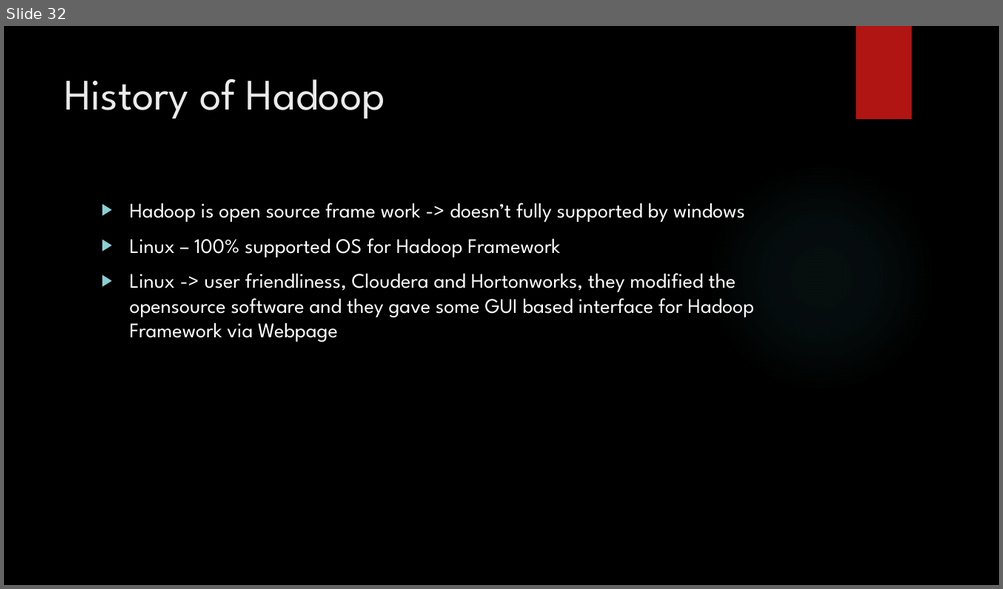
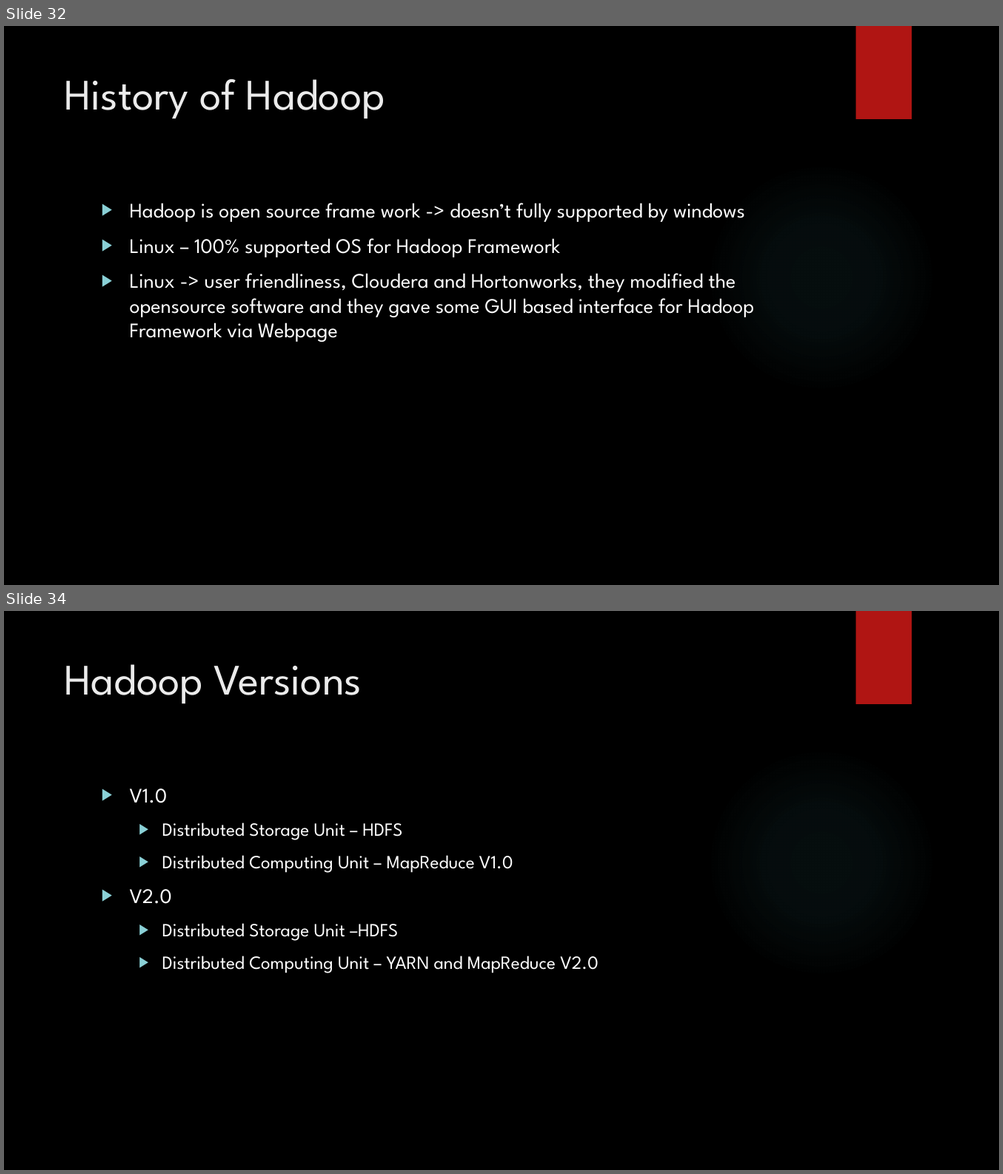
Before and after one commit to karthick1808/hadoopfundamentals, a slide deck: New Microsoft PowerPoint Presentation.pptx. Shown one above the other, each under a label of ours: slide 32 before the commit, slides 32 and 34 after it; the slides between them are not shown. The pictures are 1003x589 and 1003x1174 pixels, drawn with LibreOffice and Linux fonts; fonts in the diff are those of the drawing; background and template pictures are left out. Boxes give left, top, right and bottom in pixels: in the first picture for what was removed or moved away, otherwise in the second. Text is boxed around its words. In the diff, an @@ line names an element or a change of style, - is before the commit and + after.

```diff
--- a/New Microsoft PowerPoint Presentation.pptx
+++ b/New Microsoft PowerPoint Presentation.pptx
@@ slide 34 added at <box>4,611,999,1170</box>, background picture (left out); not listed: 2 template elements that a slide beside it also shows @@
@@ title added at <box>64,664,362,704</box>, 42 pt, text #EBEBEB @@
+Hadoop Versions
@@ text added at <box>130,789,598,974</box>, 18 pt, text #FFFFFF @@
+▶ V1.0
+  ▶ Distributed Storage Unit – HDFS
+  ▶ Distributed Computing Unit – MapReduce V1.0
+▶ V2.0
+  ▶ Distributed Storage Unit –HDFS
+  ▶ Distributed Computing Unit – YARN and MapReduce V2.0
```
Also in this commit, not shown: 1 slide changed, 2 other slides added.
